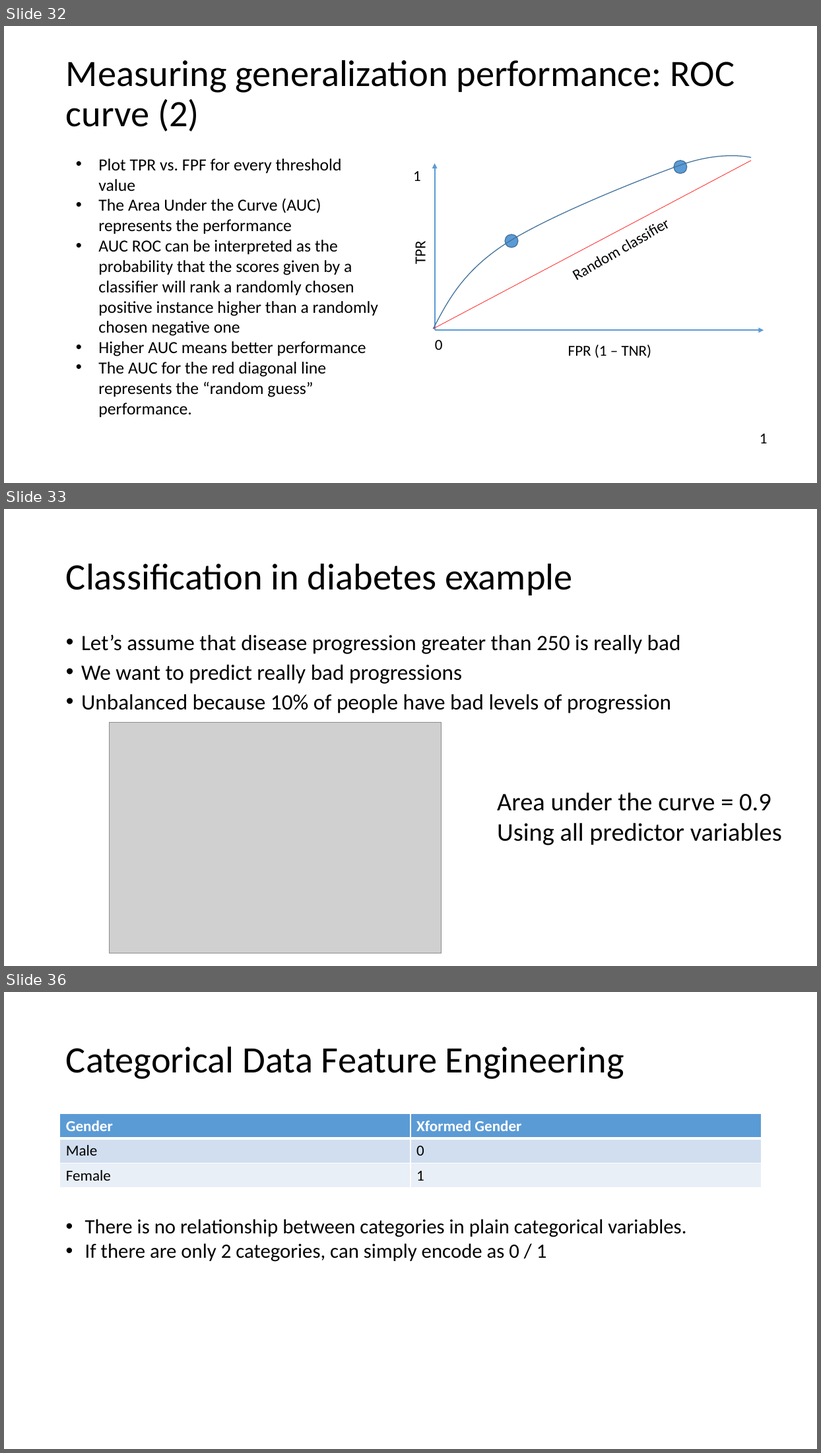
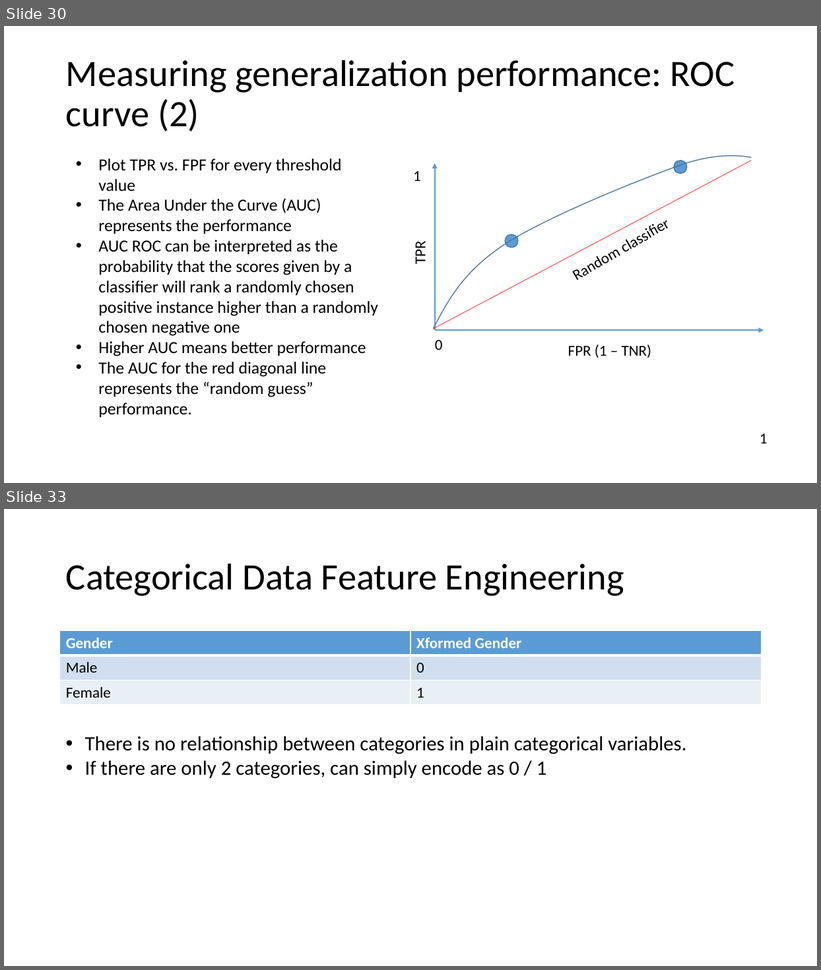
Before and after one commit to chaithrakc/syr_ads_bigdata_analytics, a slide deck: lecture06/lecture6-0-assessing-model-accuracy.pptx. Shown one above the other, each under a label of ours: slides 32, 33 and 36 before the commit, slides 30 and 33 after it; the slides between them are not shown. The pictures are 821x1453 and 821x970 pixels, drawn with LibreOffice and Linux fonts; fonts in the diff are those of the drawing; grey boxes stand for pictures. Boxes give left, top, right and bottom in pixels: in the first picture for what was removed or moved away, otherwise in the second. Text is boxed around its words. In the diff, an @@ line names an element or a change of style, - is before the commit and + after.

```diff
--- a/lecture06/lecture6-0-assessing-model-accuracy.pptx
+++ b/lecture06/lecture6-0-assessing-model-accuracy.pptx
@@ slide 33 removed at box(4, 509, 817, 966), background #FFFFFF @@
@@ title removed at box(66, 563, 572, 595) @@
-Classification in diabetes example
@@ text removed at box(81, 634, 681, 714) @@
-• Let’s assume that disease progression greater than 250 is really bad
-• We want to predict really bad progressions
-• Unbalanced because 10% of people have bad levels of progression
@@ picture removed at box(110, 722, 442, 954) @@
@@ text removed at box(497, 793, 782, 846) @@
-Area under the curve = 0.9
-Using all predictor variables
@@ what was slide 32 is now slide 30 @@
@@ what was slide 36 is now slide 33 @@
```
Also in this commit, not shown: 11 slides changed, 2 other slides removed, 2 other files.
